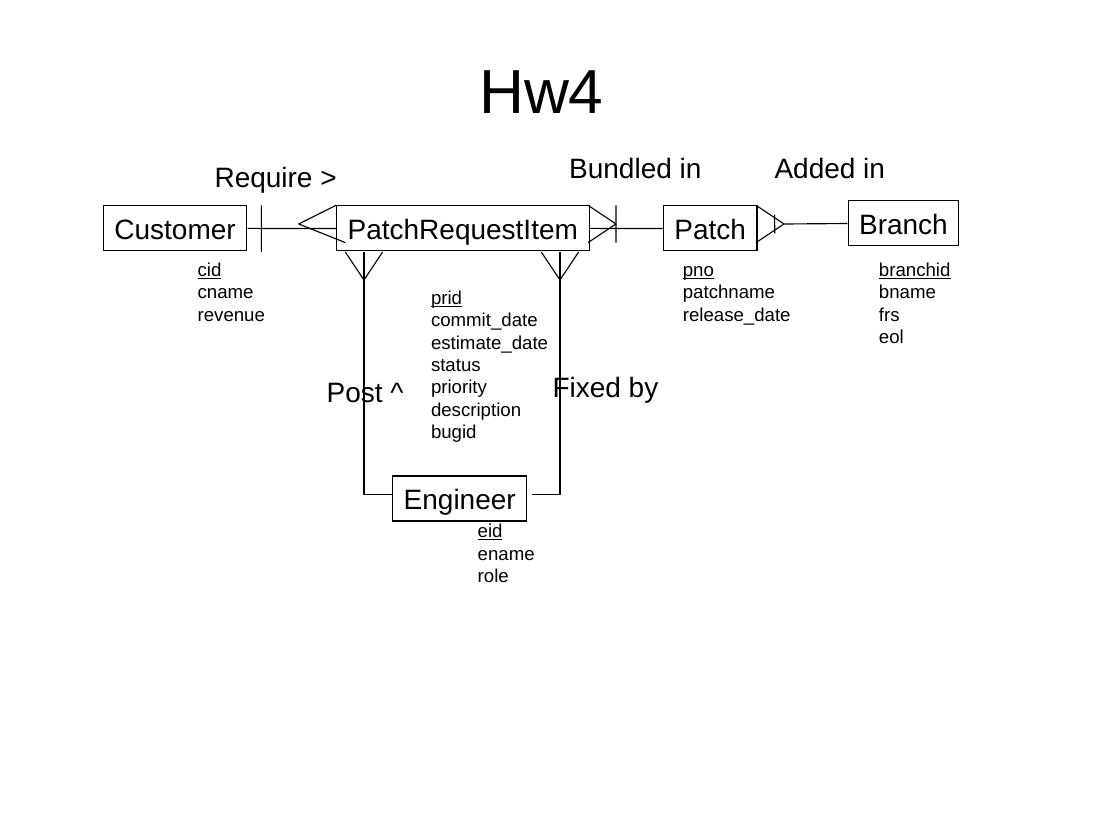
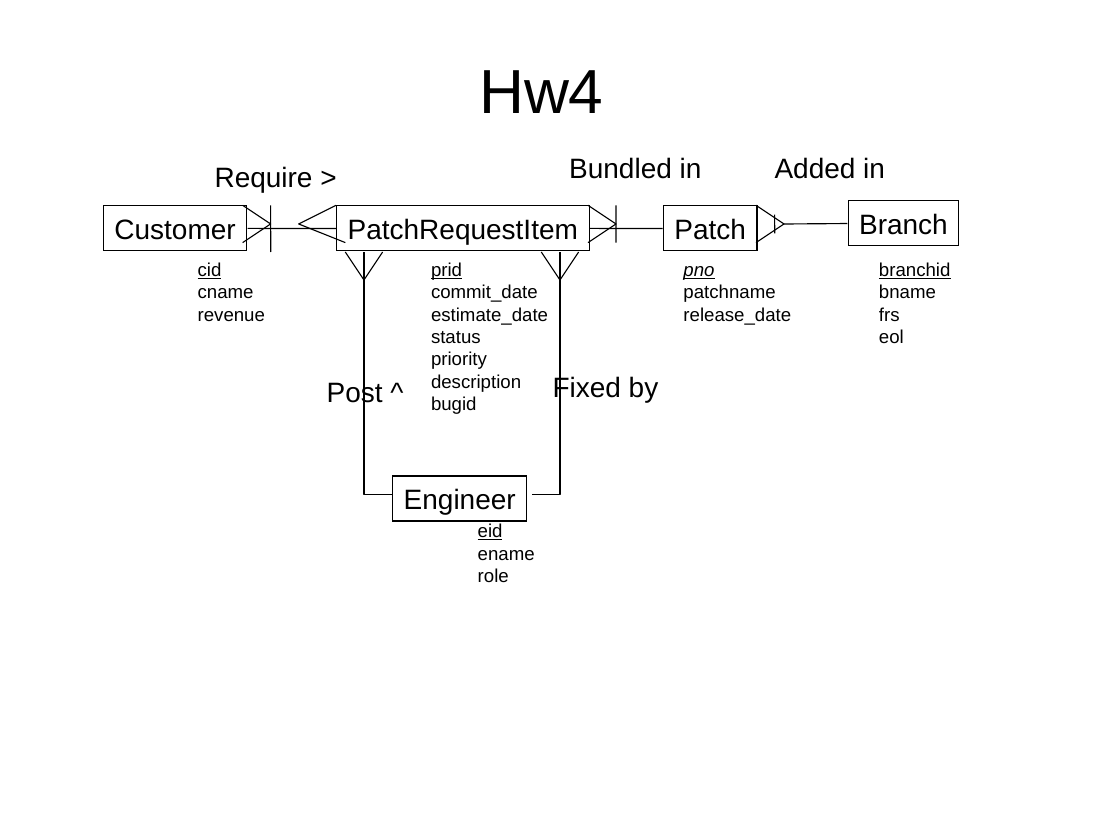
Before and after one commit to kimcharli/src-pe-tools, a slide deck: slide 4 of classes/CS579/dbclass/Project.ppt. Drawn at 1120x840 pixels with LibreOffice and Linux fonts; fonts in the diff are those of the drawing. Boxes give left, top, right and bottom in pixels: in the first picture for what was removed or moved away, otherwise in the second. Text is boxed around its words. In the diff, an @@ line names an element or a change of style, - is before the commit and + after.

```diff
--- a/classes/CS579/dbclass/Project.ppt
+++ b/classes/CS579/dbclass/Project.ppt
@@ freeform shape added at [243,205,271,242], outline #000000 0.74 pt @@
@@ line moved from (261, 205) - (261, 252) to (271, 205) - (271, 252) @@
@@ text "prid": place and size @@
-text "prid" at [431,290,548,442]
+text "prid" at [431,262,548,414]
@@ text at [683,266,714,280]: italic on in "pno" @@
```
Also in this commit, not shown: 1 other slide changed, 1 slide added, 1 slide removed, 4 other files.
